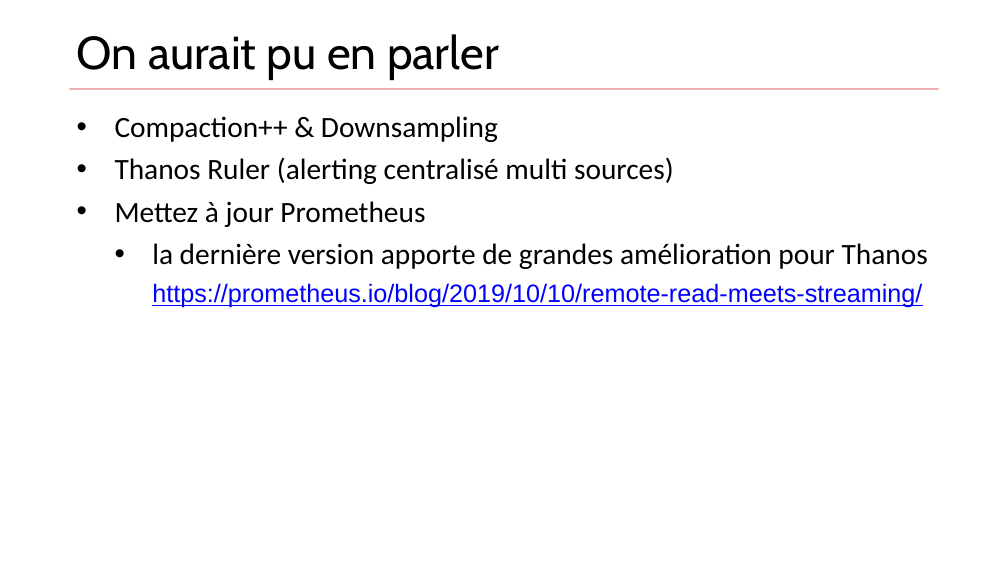
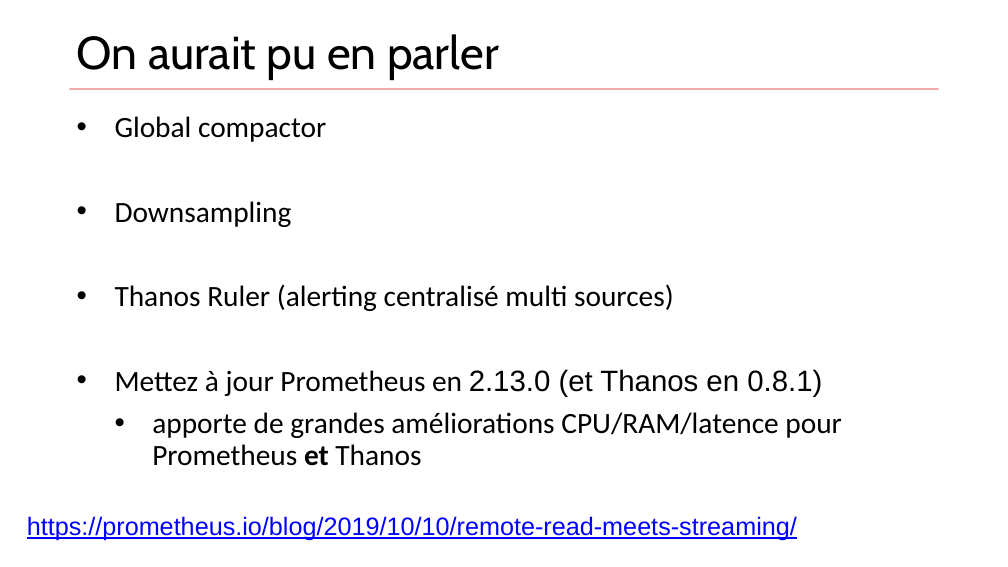
Before and after one commit to zwindler/cncf-meetup-bdx-2019-thanos, a slide deck: slide 31 of binaries/CNCF_meetup6_Thanos.pptx (slide 32 before the commit). Drawn at 1008x567 pixels with LibreOffice and Linux fonts; fonts in the diff are those of the drawing. Boxes give left, top, right and bottom in pixels: in the first picture for what was removed or moved away, otherwise in the second. Text is boxed around its words. In the diff, an @@ line names an element or a change of style, - is before the commit and + after.

```diff
--- a/binaries/CNCF_meetup6_Thanos.pptx
+++ b/binaries/CNCF_meetup6_Thanos.pptx
@@ text at (115, 116, 326, 227): text changed @@
-• Compaction++ & Downsampling
+• Global compactor
+• Downsampling
@@ text at (115, 369, 842, 466): text changed @@
-• Mettez à jour Prometheus
-  • la dernière version apporte de grandes amélioration pour Thanos
-    https://prometheus.io/blog/2019/10/10/remote-read-meets-streaming/
+• Mettez à jour Prometheus en 2.13.0 (et Thanos en 0.8.1)
+  • apporte de grandes améliorations CPU/RAM/latence pour Prometheus et Thanos
@@ text added at (27, 516, 797, 540), 24 pt, text #0000FF, underline @@
+    https://prometheus.io/blog/2019/10/10/remote-read-meets-streaming/
```
Also in this commit, not shown: 12 other slides changed, 2 slides removed, 14 other files.
